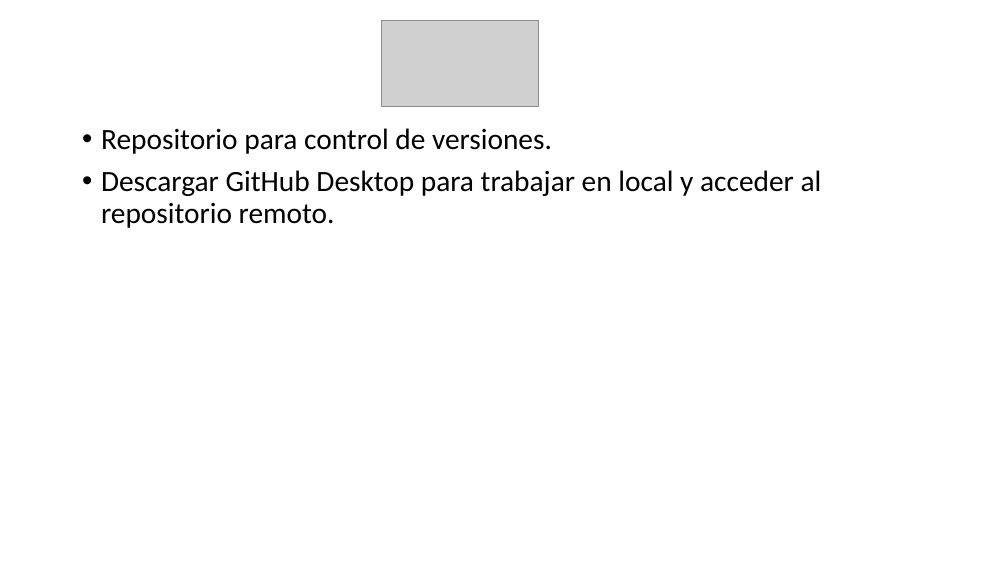
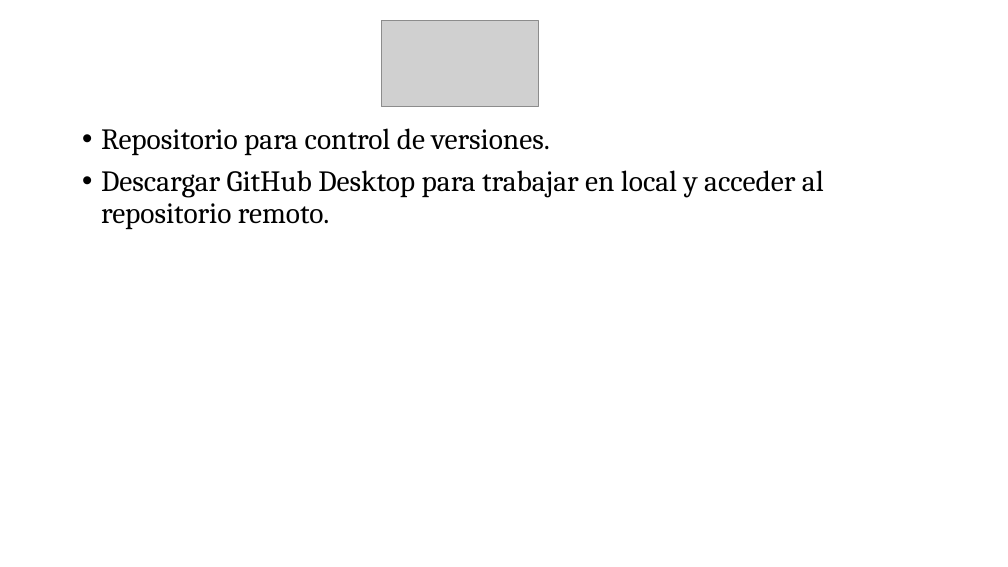
Before and after one commit to luciatomainodelacr/TFM, a slide deck: slide 5 of TFM.pptx. Drawn at 1008x567 pixels with LibreOffice and Linux fonts; fonts in the diff are those of the drawing; grey boxes stand for pictures. Boxes give left, top, right and bottom in pixels: in the first picture for what was removed or moved away, otherwise in the second. Text is boxed around its words. In the diff, an @@ line names an element or a change of style, - is before the commit and + after.

```diff
--- a/TFM.pptx
+++ b/TFM.pptx
@@ text "Repositorio para control de versiones." at [101,128,824,230]: font Calibri to Cambria @@
```
Also in this commit, not shown: 3 other slides changed.
